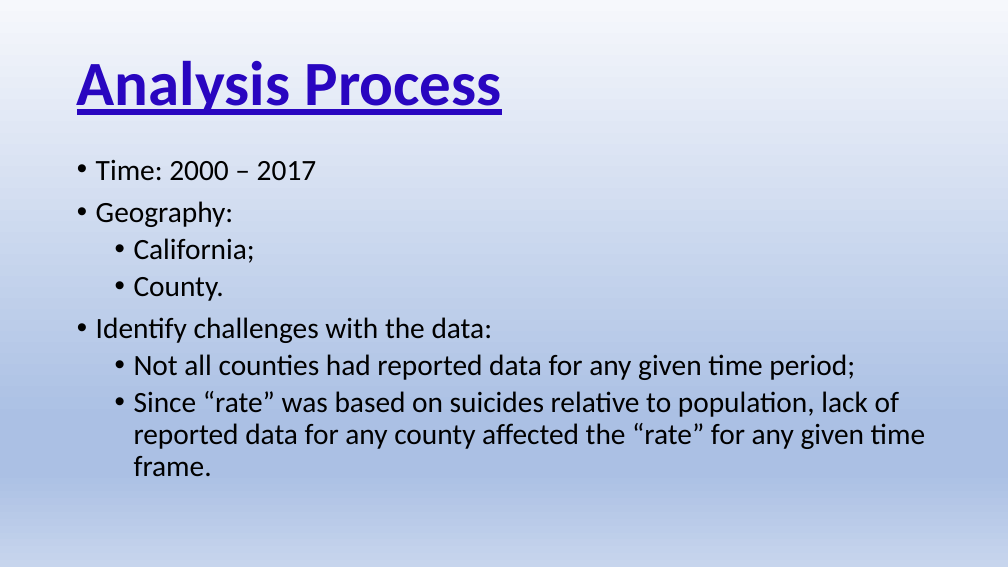
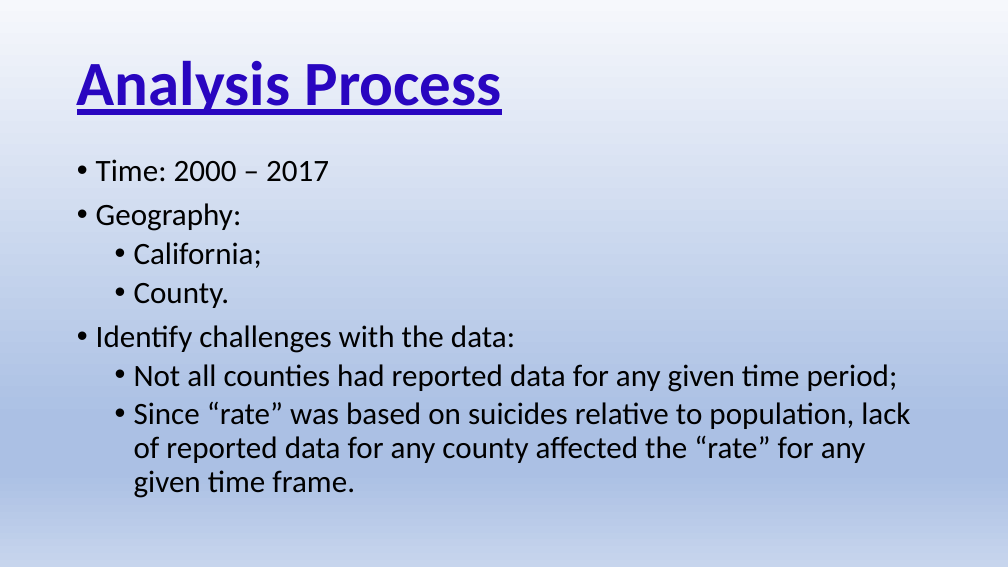
Before and after one commit to danjamthelamb/Suicide_Data_Project, a slide deck: slide 22 of Wed_Slides_Suicide.pptx (slide 19 before the commit). Drawn at 1008x567 pixels with LibreOffice and Linux fonts; fonts in the diff are those of the drawing. Boxes give left, top, right and bottom in pixels: in the first picture for what was removed or moved away, otherwise in the second. Text is boxed around its words. In the diff, an @@ line names an element or a change of style, - is before the commit and + after.

```diff
--- a/Wed_Slides_Suicide.pptx
+++ b/Wed_Slides_Suicide.pptx
@@ text "Time: 2000 – 2017" at (x1=96, y1=159, x2=910, y2=498): size 28 to 29.6 pt @@
```
Also in this commit, not shown: 3 other slides changed, 3 slides added.
